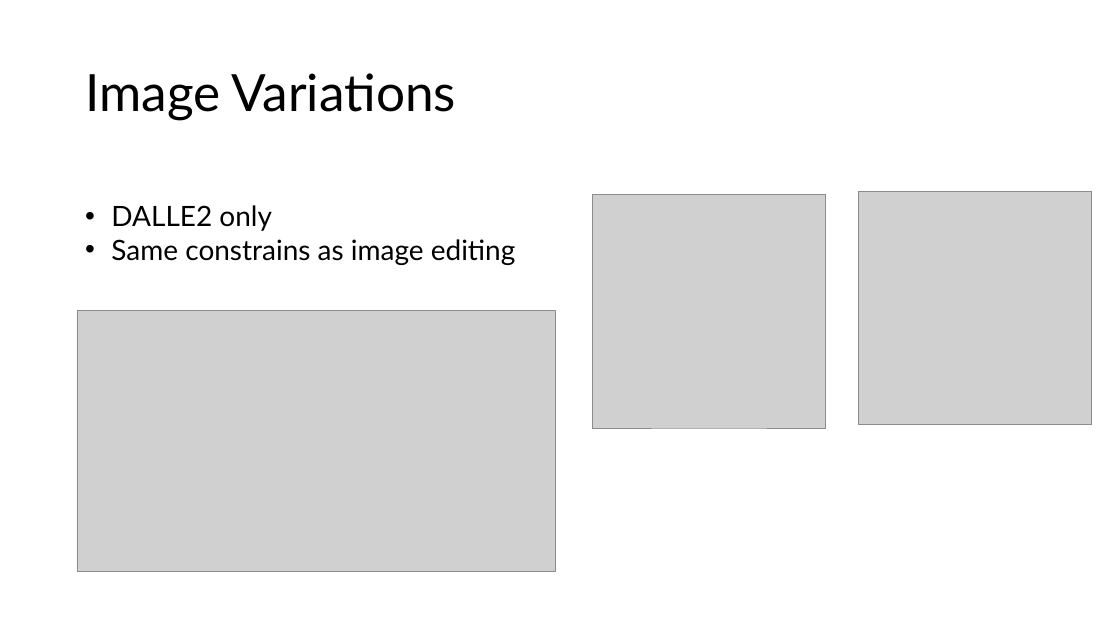
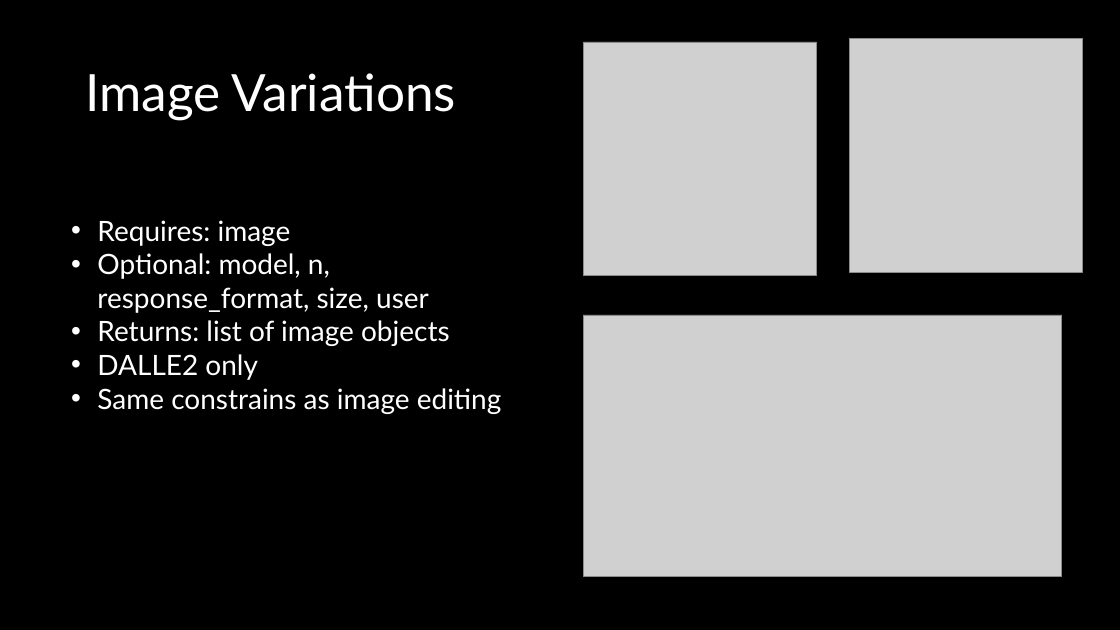
Before and after one commit to sammmmmmiller/CS584, a slide deck: slide 7 of cs584present.pptx. Drawn at 1120x630 pixels with LibreOffice and Linux fonts; fonts in the diff are those of the drawing; grey boxes stand for pictures. Boxes give left, top, right and bottom in pixels: in the first picture for what was removed or moved away, otherwise in the second. Text is boxed around its words. In the diff, an @@ line names an element or a change of style, - is before the commit and + after.

```diff
--- a/cs584present.pptx
+++ b/cs584present.pptx
@@ background #FFFFFF to #000000 @@
@@ title "Image Variations" at bbox=[85, 73, 456, 120]: text colour #000000 to #FFFFFF @@
@@ picture: place and size @@
-picture at bbox=[592, 195, 826, 429]
+picture at bbox=[584, 42, 818, 276]
@@ picture: place and size @@
-picture at bbox=[859, 192, 1092, 425]
+picture at bbox=[849, 39, 1083, 272]
@@ text "Requires: image": place and size @@
-text "Requires: image" at bbox=[111, 205, 516, 265]
+text "Requires: image" at bbox=[97, 220, 502, 414]
@@ text at bbox=[97, 220, 450, 346]: paragraphs added @@
+• Requires: image
+• Optional: model, n, response_format, size, user
+• Returns: list of image objects
@@ picture: place and size @@
-picture at bbox=[77, 311, 555, 572]
+picture at bbox=[584, 315, 1062, 576]
@@ text at bbox=[97, 354, 502, 414]: text colour #000000 to #FFFFFF in "DALLE2 only", "Same constrains as image editing" @@
```
Also in this commit, not shown: 21 other slides changed, 4 slides added, 3 slides removed.
